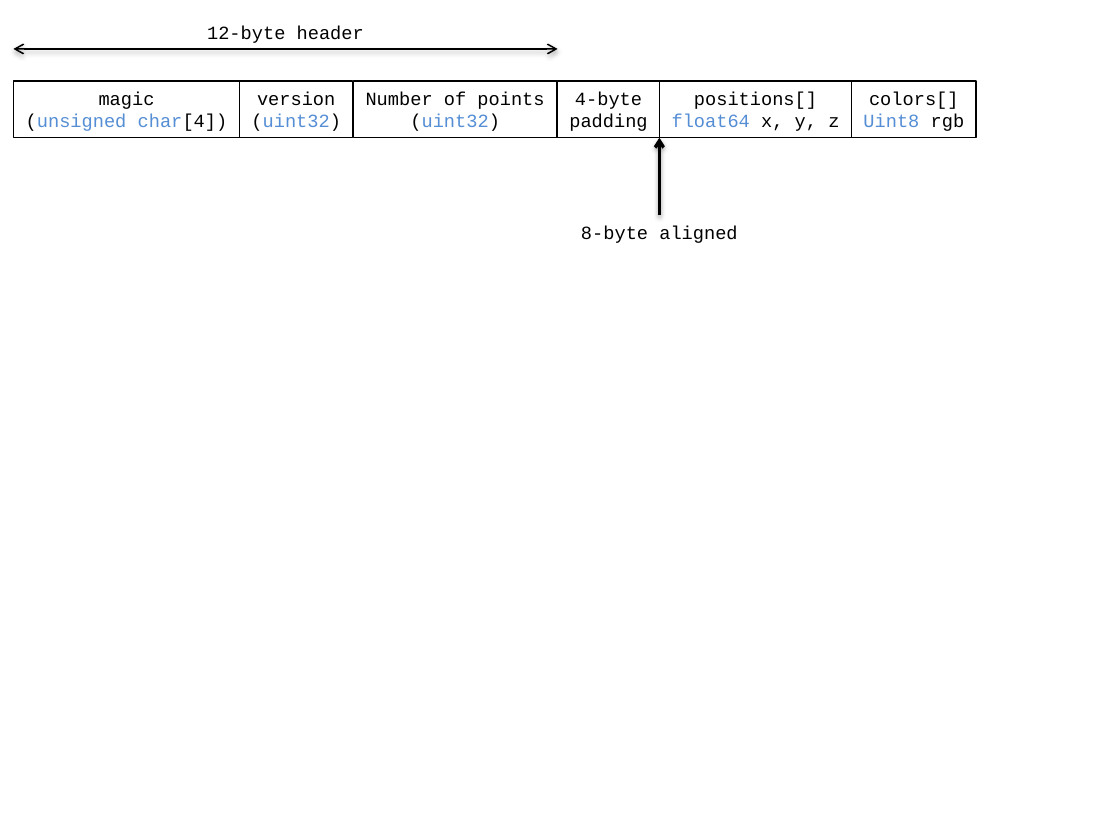
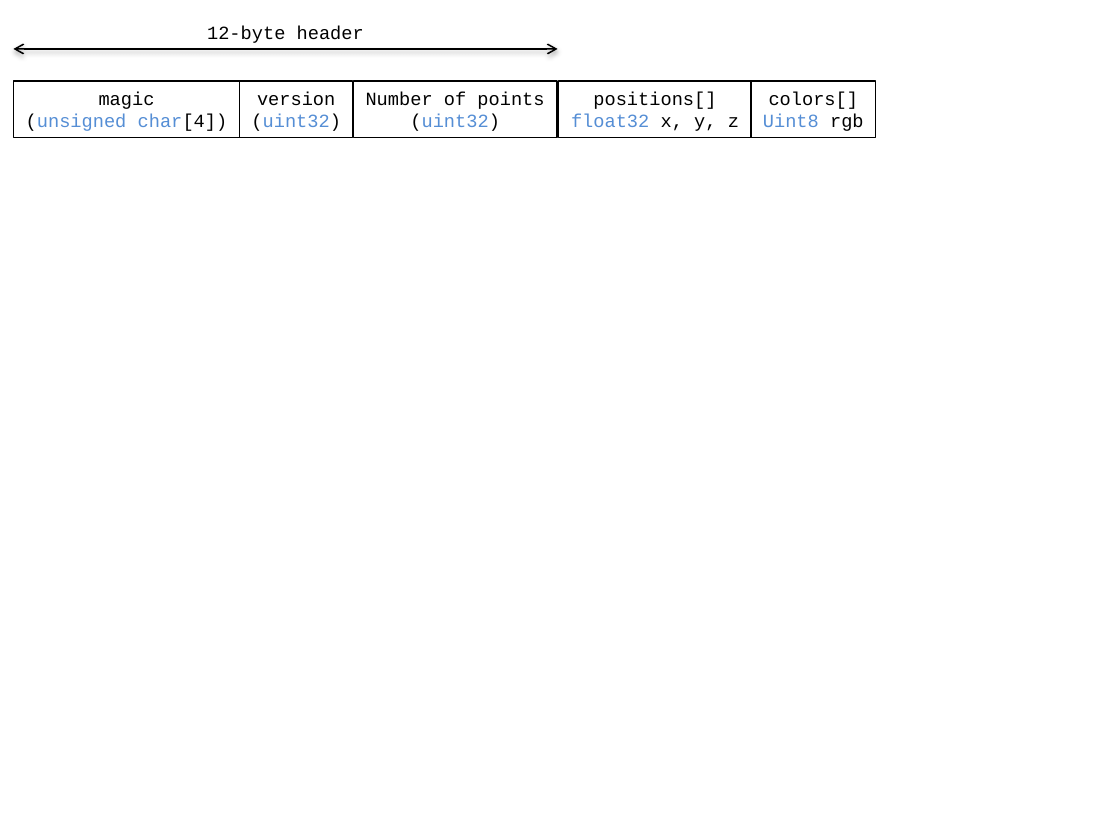
Before and after one commit to CesiumGS/3d-tiles, a slide deck: slide 1 of pnts/figures/Figures.pptx. Drawn at 1120x840 pixels with LibreOffice and Linux fonts; fonts in the diff are those of the drawing. Boxes give left, top, right and bottom in pixels: in the first picture for what was removed or moved away, otherwise in the second. Text is boxed around its words. In the diff, an @@ line names an element or a change of style, - is before the commit and + after.

```diff
--- a/pnts/figures/Figures.pptx
+++ b/pnts/figures/Figures.pptx
@@ rectangle "positions[]": place and size @@
-rectangle "positions[]" at [660, 81, 852, 137]
+rectangle "positions[]" at [558, 81, 752, 137]
@@ rectangle removed at [558, 81, 660, 137] @@
-4-byte
-padding
@@ rectangle "colors[]": place and size @@
-rectangle "colors[]" at [851, 81, 976, 137]
+rectangle "colors[]" at [752, 81, 876, 137]
@@ text in rectangle at [571, 114, 739, 131]: text changed @@
-float64 x, y, z
+float32 x, y, z
@@ arrow removed from (660, 215) to (660, 138) @@
@@ text removed at [581, 226, 737, 243] @@
-8-byte aligned
```
Also in this commit, not shown: 1 other file.
